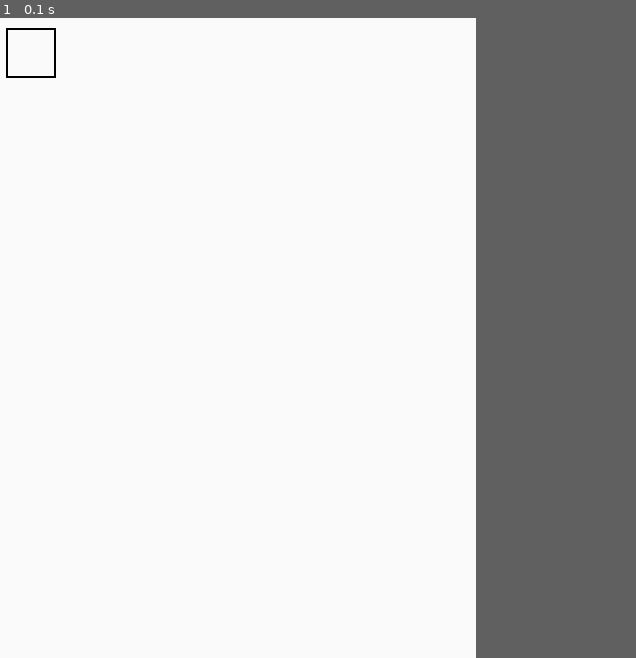
Above: before the commit, frame 1.
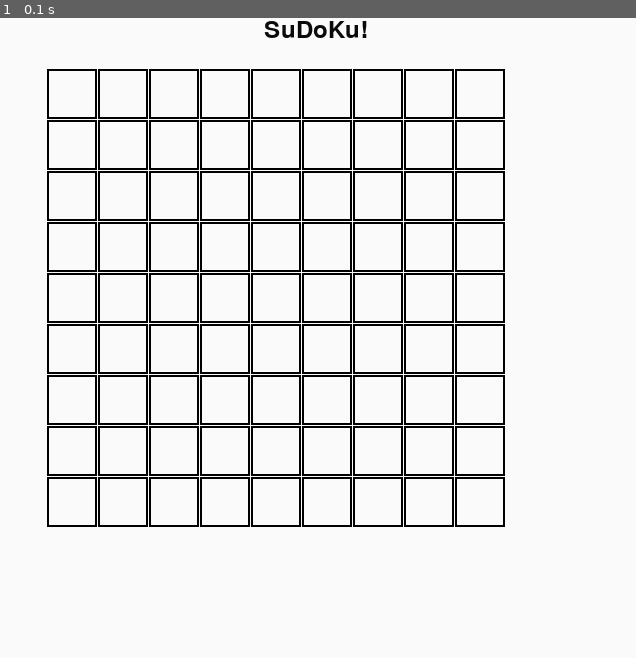
Above: after the commit, the same moment.

Repository: Perzival1312/sudoku
Game: pygame game, started from main.py
Same seed, same stepped clock (60 frames per second), same inputs: the game is played once before the commit and once after it.
Inputs:
- Up to frame 1 (0.1 s): no input
In our replay, the window is 480x640 before the commit and 640x640 after it. These sizes can differ from the game's own. Grey fills any space a smaller window leaves; there, only what the larger window draws over its background counts as a difference.

The runs differ from the first frame. In frame 1, 8.0% of the frame differs, in the area x 0-80%, y 0-80%.

Commit message:
grid drawn

Diff:
--- a/main.py
+++ b/main.py
@@ -204,17 +204,27 @@
 
 def main_game_loop_func_pygame(board):
     pg.init()
-    screen = pg.display.set_mode((480, 640))
+    screen = pg.display.set_mode((640, 640))
     pg.display.set_caption('SuDoKu')
-    pg.mouse.set_visible(0)
+    # pg.mouse.set_visible(0)
     background = pg.Surface(screen.get_size())
     background = background.convert()
     background.fill((250, 250, 250))
+    if pg.font:
+        font = pg.font.Font(None, 36)
+        text = font.render("SuDoKu!", 1, (10, 10, 10))
+        textpos = text.get_rect(centerx=background.get_width()/2)
+        background.blit(text, textpos)
     screen.blit(background, (0, 0))
     pg.display.flip()
     clock = pg.time.Clock()
-    borders = pg.rect.Rect(10, 10, 50, 50)
-    pg.draw.rect(background, [0,0,0], borders, 2)
+    border_rects = []
+    r_size = 50
+    for x in range(1, 10):
+        for y in range(1, 10):
+            border_rects.append(pg.rect.Rect((x+x*r_size, y+y*r_size),(r_size, r_size)))
+    for rect in border_rects:
+        pg.draw.rect(background, [0,0,0], rect, 2)
 
     while 1:
         clock.tick(60)
